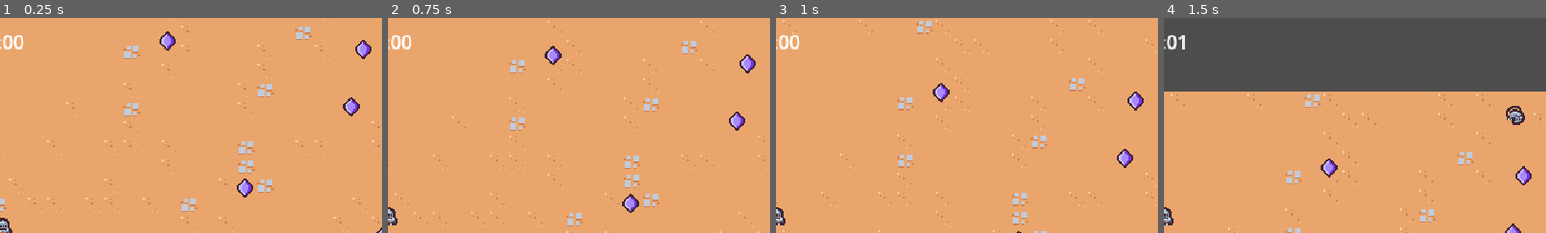
Above: before the commit, frames 1-4 (left to right).
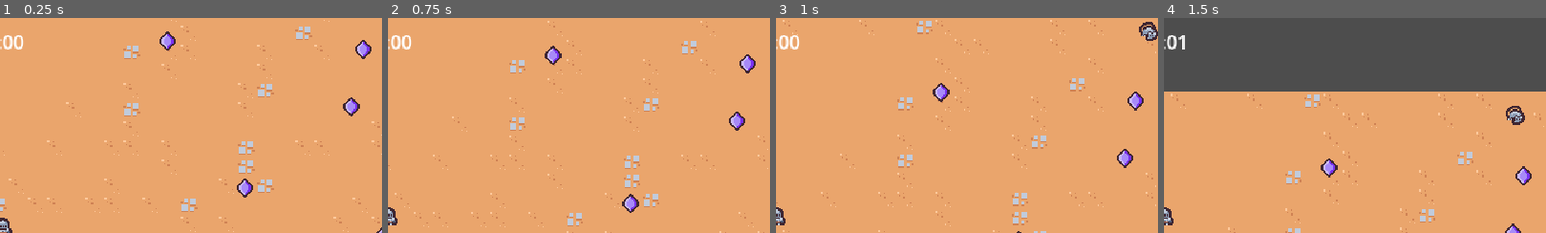
Above: after the commit, the same moments.

Repository: OpTi9/godot-survivors
Game: Godot game, scene res://scenes/main/main.tscn
The game is run twice, just before and just after one commit, with the same random seed, the same clock (stepped at 60 frames per second) and the same inputs.
Inputs (mouse positions are % of the whole screen's width and height, from its top left):
- Up to frame 1 (0.25 s): no input
- Up to frame 2 (0.75 s): move the mouse to (45, 70) at 0.52 s; press the mouse at (45, 70) at 0.53 s; hold Up (move_up) from 0.53 s (still down)
- Up to frame 3 (1 s): keep holding Up (move_up)
- Up to frame 4 (1.5 s): keep holding Up (move_up); move the mouse to (80, 65) at 1.27 s; release the mouse at (80, 65) at 1.28 s; click (80, 65) at 1.35 s
The pictures show only the part of the screen within x 50-100%, y 0-50%; the shares and areas given below are measured in that part.

Frames 1-2 are identical in both runs. In frame 3, 0.3% of the frame differs, in the area x 95-100%, y 1-11%; in frame 4, nothing differs.

Commit message:
better entities sorting

Diff:
--- a/project.godot
+++ b/project.godot
@@ -27,6 +27,11 @@
 window/size/window_height_override=1080
 window/stretch/mode="viewport"
 window/vsync/vsync_mode=0
+
+[global_group]
+
+foreground_layer=""
+entities_layer=""
 
 [input]
 
--- a/scenes/ability/sword_ability_controller/sword_ability_controller.gd
+++ b/scenes/ability/sword_ability_controller/sword_ability_controller.gd
@@ -4,8 +4,11 @@
 
 const MAX_RANGE = 150
 
+var base_wait_time
+
 # Called when the node enters the scene tree for the first time.
 func _ready():
+	base_wait_time = $Timer.wait_time
 	$Timer.timeout.connect(on_timer_timeout)
 	GameEvents.ability_upgrades_added.connect(on_ability_upgrade_added)
 
@@ -28,7 +31,8 @@
 	)
 
 	var sword_instance = sword_ability.instantiate() as Node2D
-	player.get_parent().add_child(sword_instance)
+	var foreground_layer = get_tree().get_first_node_in_group("foreground_layer")
+	foreground_layer.add_child(sword_instance)
 	sword_instance.global_position = enemies[0].global_position
 	# get a vector that points in a random direction
 	sword_instance.global_position += Vector2.RIGHT.rotated(randf_range(0, TAU)) * 4
@@ -38,4 +42,11 @@
 
 
 func on_ability_upgrade_added(upgrade: AbilityUpgrade, current_upgrades: Dictionary):
-	pass
+	if upgrade.id != "sword_rate":
+		return
+
+	var percent_reduction = current_upgrades["sword_rate"]["quantity"] * 0.1
+	$Timer.wait_time = base_wait_time * (1 - percent_reduction)
+	# restart the timer
+	$Timer.start()
+	print($Timer.wait_time)
--- a/scenes/component/vial_drop_component.gd
+++ b/scenes/component/vial_drop_component.gd
@@ -15,5 +15,6 @@
 
 	var spawn_position = (owner as Node2D).global_position
 	var vial_instance = vial_scene.instantiate() as Node2D
-	owner.get_parent().add_child(vial_instance)
+	var entities_layer = get_tree().get_first_node_in_group("entities_layer")
+	entities_layer.add_child(vial_instance)
 	vial_instance.global_position = spawn_position
--- a/scenes/main/main.tscn
+++ b/scenes/main/main.tscn
@@ -44,5 +44,10 @@
 format = 2
 layer_0/tile_data = PackedInt32Array(-262149, 0, 4, -262148, 0, 4, -262147, 0, 4, -262146, 0, 4, -262145, 0, 4, -327680 …(58160 unchanged characters)…
 
-[node name="Player" parent="." instance=ExtResource("1_0i8uh")]
+[node name="Entities" type="Node2D" parent="." groups=["entities_layer"]]
+y_sort_enabled = true
+
+[node name="Player" parent="Entities" instance=ExtResource("1_0i8uh")]
 position = Vector2(321, 224)
+
+[node name="Foreground" type="Node2D" parent="." groups=["foreground_layer"]]
--- a/scenes/manager/enemy_manager.gd
+++ b/scenes/manager/enemy_manager.gd
@@ -18,5 +18,7 @@
 	var spawn_position = player.global_position + (random_direction * SPAWN_RADIUS)
 
 	var enemy = basic_enemy_scene.instantiate() as Node2D
-	get_parent().add_child(enemy)
+
+	var entities_layer = get_tree().get_first_node_in_group("entities_layer")
+	entities_layer.add_child(enemy)
 	enemy.global_position = spawn_position
--- a/scenes/manager/shit_manager.gd
+++ b/scenes/manager/shit_manager.gd
@@ -17,7 +17,8 @@
 func spawn_initial_vials():
 	for i in range(number_of_vials):
 		var vial_instance = vial_scene.instantiate()
-		get_parent().add_child.call_deferred(vial_instance)
+		var entities_layer = get_tree().get_first_node_in_group("entities_layer")
+		entities_layer.add_child.call_deferred(vial_instance)
 		var random_position = Vector2(
 			randf_range(spawn_area.position.x, spawn_area.end.x),
 			randf_range(spawn_area.position.y, spawn_area.end.y)
